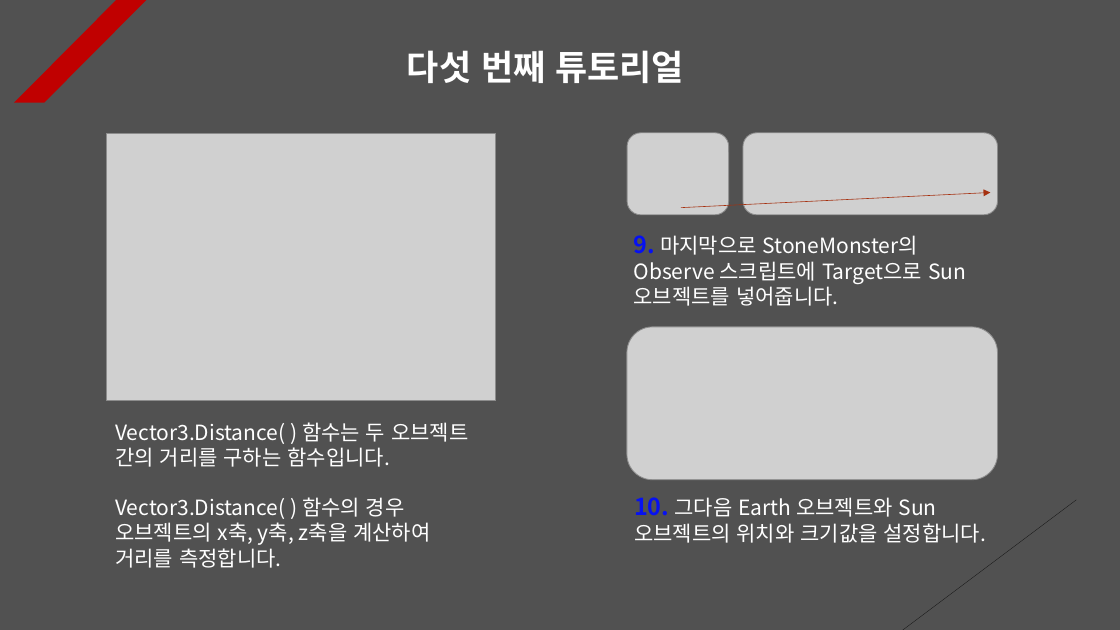
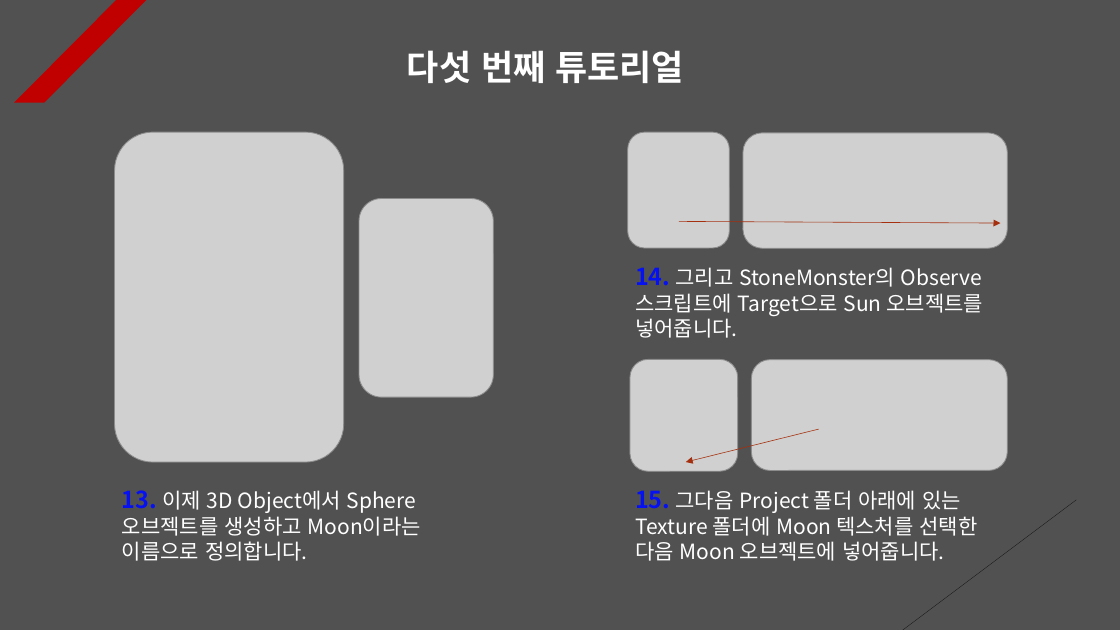
Before and after one commit to Unity2033/3D-UnityEngine, a slide deck: slide 7 of Assets/Class/Rotation/PPT Data/Rotation Example.pptx. Drawn at 1120x630 pixels with LibreOffice and Linux fonts; fonts in the diff are those of the drawing; grey boxes stand for pictures. Boxes give left, top, right and bottom in pixels: in the first picture for what was removed or moved away, otherwise in the second. Text is boxed around its words. In the diff, an @@ line names an element or a change of style, - is before the commit and + after.

```diff
--- a/Assets/Class/Rotation/PPT Data/Rotation Example.pptx
+++ b/Assets/Class/Rotation/PPT Data/Rotation Example.pptx
@@ picture: place and size @@
-picture at <box>107,134,496,401</box>
+picture at <box>114,132,344,462</box>
@@ picture: place and size @@
-picture at <box>628,133,729,215</box>
+picture at <box>628,132,729,248</box>
@@ picture: place and size @@
-picture at <box>744,133,998,215</box>
+picture at <box>744,133,1008,248</box>
@@ picture added at <box>359,198,493,397</box> @@
@@ arrow moved from (681, 208) - (991, 192) to (679, 222) - (1001, 223) @@
@@ text at <box>635,267,983,338</box>: text changed @@
-9. 마지막으로 StoneMonster의 Observe 스크립트에 Target으로 Sun 오브젝트를 넣어줍니다.
+14. 그리고 StoneMonster의 Observe 스크립트에 Target으로 Sun 오브젝트를 넣어줍니다.
@@ picture removed at <box>627,327,997,480</box> @@
@@ picture added at <box>630,360,738,471</box> @@
@@ picture added at <box>752,360,1008,471</box> @@
@@ text removed at <box>115,422,468,568</box> @@
-Vector3.Distance( ) 함수는 두 오브젝트 간의 거리를 구하는 함수입니다.
-Vector3.Distance( ) 함수의 경우 오브젝트의 x축, y축, z축을 계산하여 거리를 측정합니다.
@@ arrow added from (819, 429) to (686, 462), #A5300F 0.5 pt dashed @@
@@ text added at <box>122,490,421,561</box>, 18 pt, text #FFFFFF @@
+13. 이제 3D Object에서 Sphere 오브젝트를 생성하고 Moon이라는 이름으로 정의합니다.
@@ text at <box>635,490,977,561</box>: text changed @@
-10. 그다음 Earth 오브젝트와 Sun 오브젝트의 위치와 크기값을 설정합니다.
+15. 그다음 Project 폴더 아래에 있는 Texture 폴더에 Moon 텍스처를 선택한 다음 Moon 오브젝트에 넣어줍니다.
```
Also in this commit, not shown: 10 other slides changed, 1 slide added, 1 slide removed, 14 other files.
